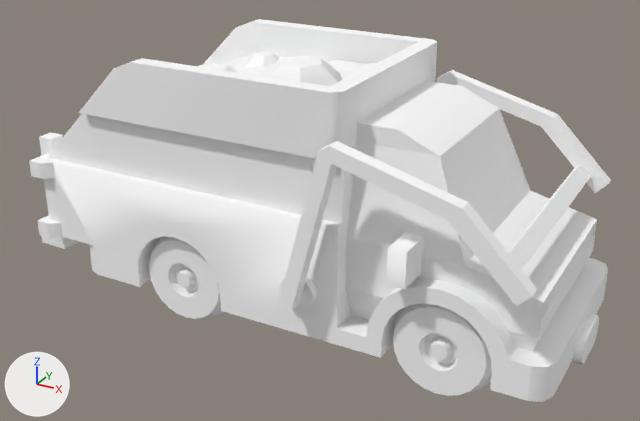
One commit to the glTF model client/public/cars/garbage_truck_kenney.glb: the scene before it, then after it.
Before and after are seen from a camera (50 mm lens) standing at (6.32, -11.2, 7.29) and looking at (0.2, -0.07, 1.72). The lights are fixed; the arrows at lower left show +X, +Y and +Z. The picture after the commit comes second. Where no turn or scale is listed for an object, it has been applied to the vertices. Vertices at exactly the same position are counted once.

Objects in the first picture: 'arm', 'body', 'trash', 'wheel-back-right', 'wheel-front-right'.
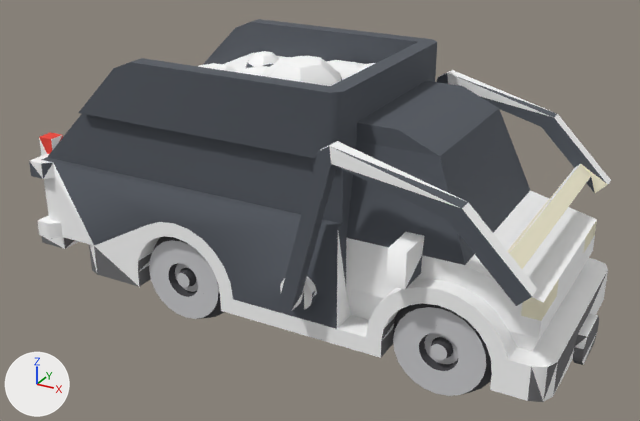
What changed in the scene script:
```text
Change mat_colormap:
    where n0 = _N.new('ShaderNodeBsdfPrincipled'); n0.name = 'Principled BSDF'
    remove n0.inputs[0].default_value = (1.0, 1.0, 1.0, 1.0)  # 'Base Color', white #ffffff
    add n2 = _N.new('ShaderNodeVertexColor'); n2.name = 'Color Attribute'
    add _L.new(n2.outputs[0], n0.inputs[0])  # 'Color' to 'Base Color'
Change me_arm:
    where me_arm.from_pydata(...)  # 148 vertices, 292 faces; spans x -1.8..1.8, y -2.09..2.09, z -1.31..1.31
    used by ob_arm; location = (2.32, 0.0, 2.31)
    me_arm part 1: vertex colours changed
Change me_body:
    where me_body.from_pydata(...)  # 454 vertices, 896 faces; spans x -4.5..4.5, y -1.96..1.96, z -1.92..1.92
    used by ob_body; location = (0.0, 0.0, 2.25)
    me_body part 2: vertex colours changed
Change me_trash:
    where me_trash.from_pydata(...)  # 144 vertices, 224 faces; spans x -1.34..1.34, y -1.39..1.39, z -0.26..0.26
    used by ob_trash; location = (-0.35, 0.04, 3.91)
    me_trash part 3: texture (UV) coordinates changed
    me_trash part 4: vertex colours changed
```

Location of each change, (x1, y1, x2, y2) in pixels of the pictures (640 x 421 px):
'body', recoloured (darker): (29, 19, 608, 402) in both
'arm', recoloured (darker): (278, 70, 609, 311) in both
'wheel-front-right', recoloured (darker): (393, 303, 492, 396) in both
'wheel-back-right', recoloured (darker): (149, 236, 224, 319) in both
